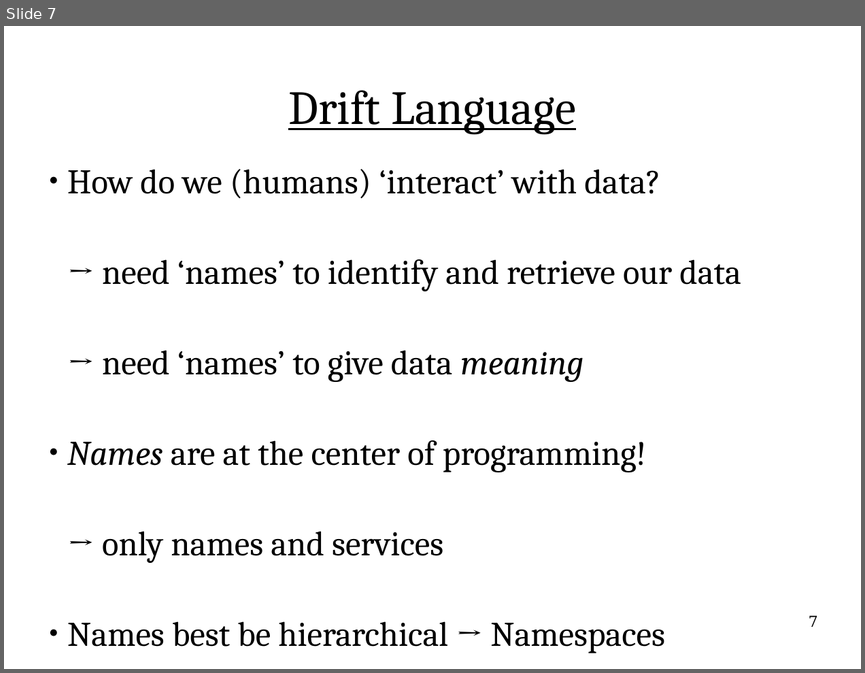
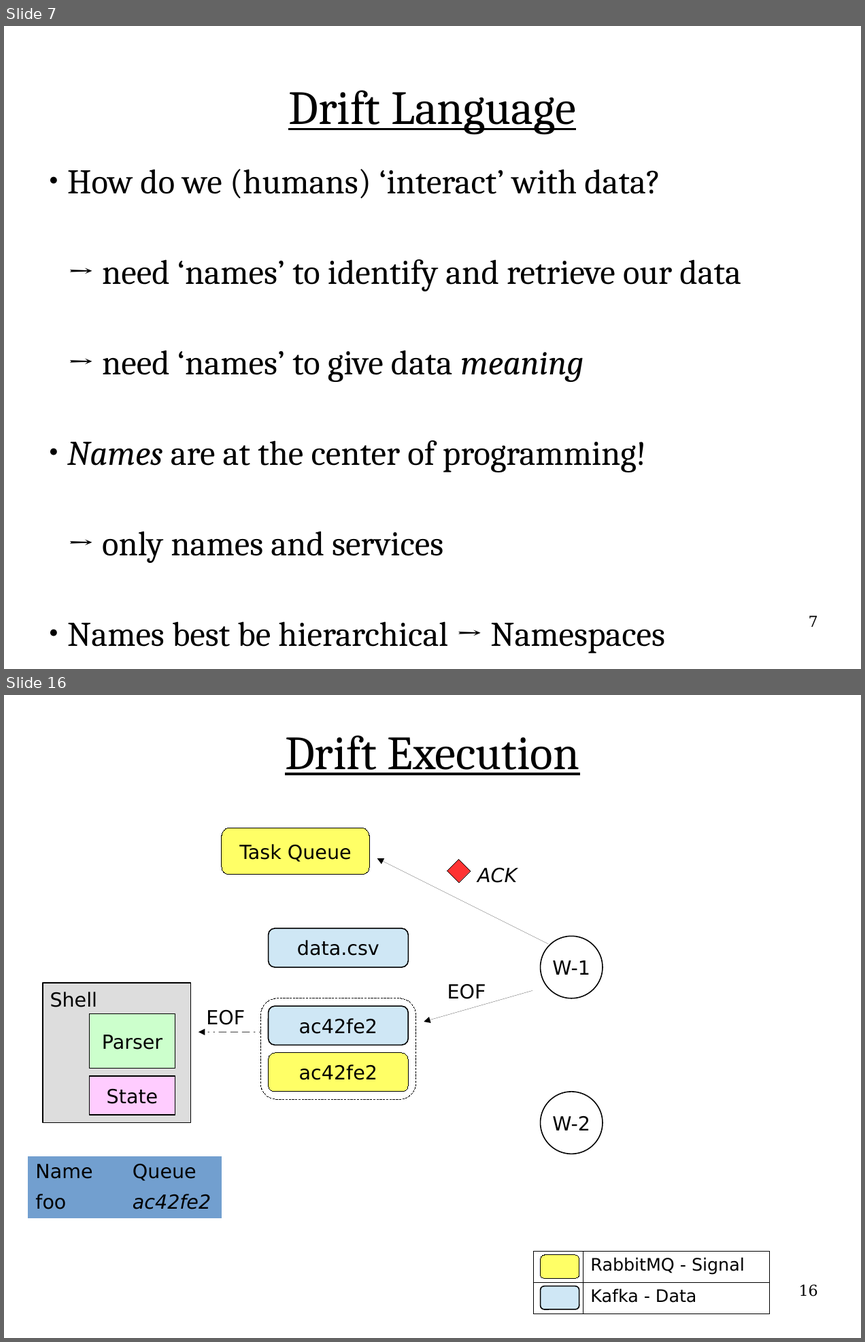
Before and after one commit to flange/drift-dev, a slide deck: presentation/hottopix/ht2.odp. Shown one above the other, each under a label of ours: slide 7 before the commit, slides 7 and 16 after it; the slides between them are not shown. The pictures are 865x673 and 865x1342 pixels, drawn with LibreOffice and Linux fonts; fonts in the diff are those of the drawing. Boxes give left, top, right and bottom in pixels: in the first picture for what was removed or moved away, otherwise in the second. Text is boxed around its words. In the diff, an @@ line names an element or a change of style, - is before the commit and + after.

```diff
--- a/presentation/hottopix/ht2.odp
+++ b/presentation/hottopix/ht2.odp
@@ slide 16 added at (4,695,861,1338), background #FFFFFF @@
@@ title added at (285,735,580,775), 44 pt, text #000000, underline @@
+Drift Execution
@@ rounded rectangle added at (222,828,369,875), fill #FFFF66, outline #000000 0 pt, 18 pt, text #000000 @@
+Task Queue
@@ arrow added from (548, 944) to (377, 858), #000000 0 pt @@
@@ diamond added at (447,859,470,883), fill #FF3333, outline #000000 0 pt @@
@@ text added at (477,867,517,883), 18 pt, text #000000, italic @@
+ACK
@@ rounded rectangle added at (269,928,409,967), fill #CFE7F5, outline #000000 0.99 pt, 18 pt, text #000000 @@
+data.csv
@@ ellipse added at (541,936,602,998), fill #FFFFFF, outline #000000 0.99 pt, 18 pt, text #000000 @@
+W-1
@@ rectangle added at (43,983,190,1123), fill #DDDDDD, outline #000000 0.79 pt @@
@@ text added at (50,991,98,1007), 18 pt, text #000000 @@
+Shell
@@ rounded rectangle added at (260,998,416,1100), outline #000000 0 pt @@
@@ arrow added from (532, 990) to (424, 1021), #000000 0 pt @@
@@ text added at (447,983,486,999), 18 pt, text #000000 @@
+EOF
@@ rectangle added at (90,1014,175,1068), fill #CCFFCC, outline #000000 0.99 pt, 18 pt, text #000000 @@
+Parser
@@ text added at (206,1009,245,1025), 18 pt, text #000000 @@
+EOF
@@ rounded rectangle added at (269,1006,409,1045), fill #CFE7F5, outline #000000 0.99 pt, 18 pt, text #000000 @@
+ac42fe2
@@ arrow added from (260, 1032) to (198, 1032), #000000 0.51 pt @@
@@ rounded rectangle added at (269,1053,409,1091), fill #FFFF66, outline #000000 0 pt, 18 pt, text #000000 @@
+ac42fe2
@@ rectangle added at (90,1076,175,1115), fill #FFCCFF, outline #000000 0.99 pt, 18 pt, text #000000 @@
+State
@@ ellipse added at (541,1091,602,1154), fill #FFFFFF, outline #000000 0.99 pt, 18 pt, text #000000 @@
+W-2
@@ table added at (28,1156,222,1217), 2 rows, 2 columns @@
+Name | Queue
+foo | ac42fe2
@@ table added at (534,1251,770,1312), 2 rows, 2 columns @@
+ | RabbitMQ - Signal
+ | Kafka - Data
@@ rounded rectangle added at (541,1255,579,1278), fill #FFFF66, outline #000000 0 pt @@
@@ rounded rectangle added at (541,1286,579,1309), fill #CFE7F5, outline #000000 0.99 pt @@
@@ page number added at (799,1284,818,1296), 14 pt, text #000000 @@
+16
```
Also in this commit, not shown: 1 slide changed, 31 other slides added, 1 slide removed, 3 other files.
